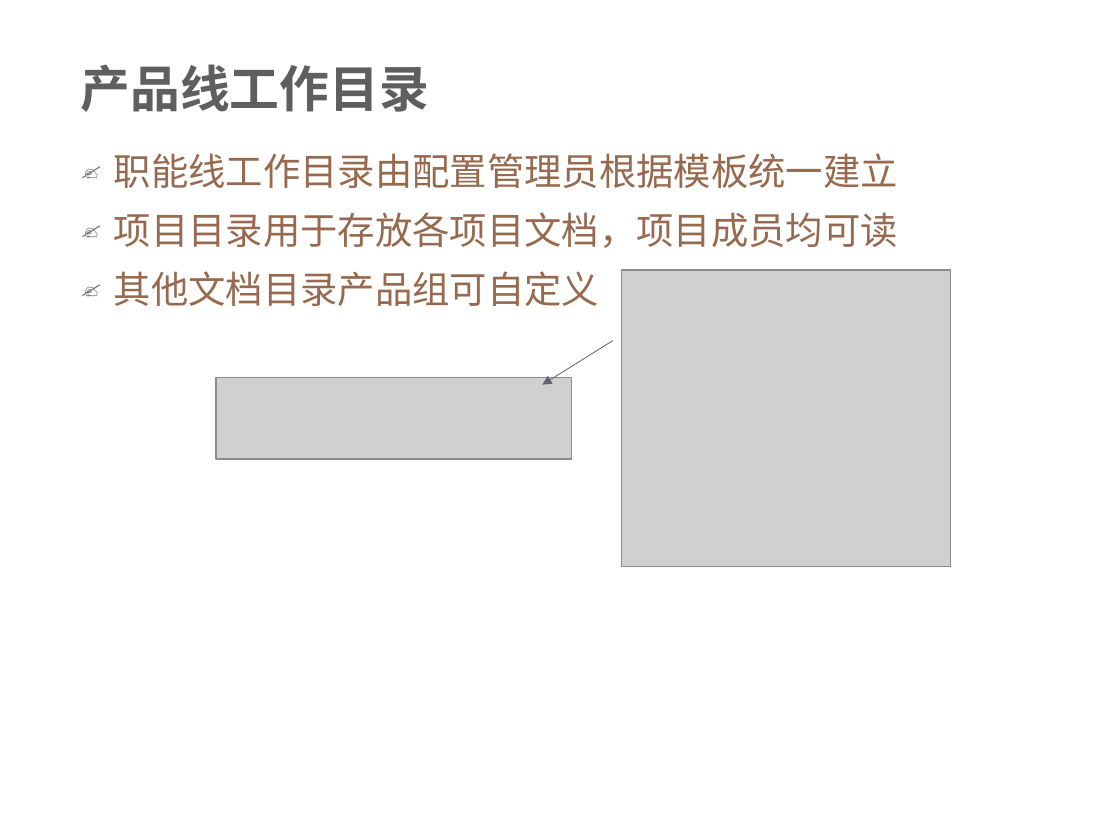
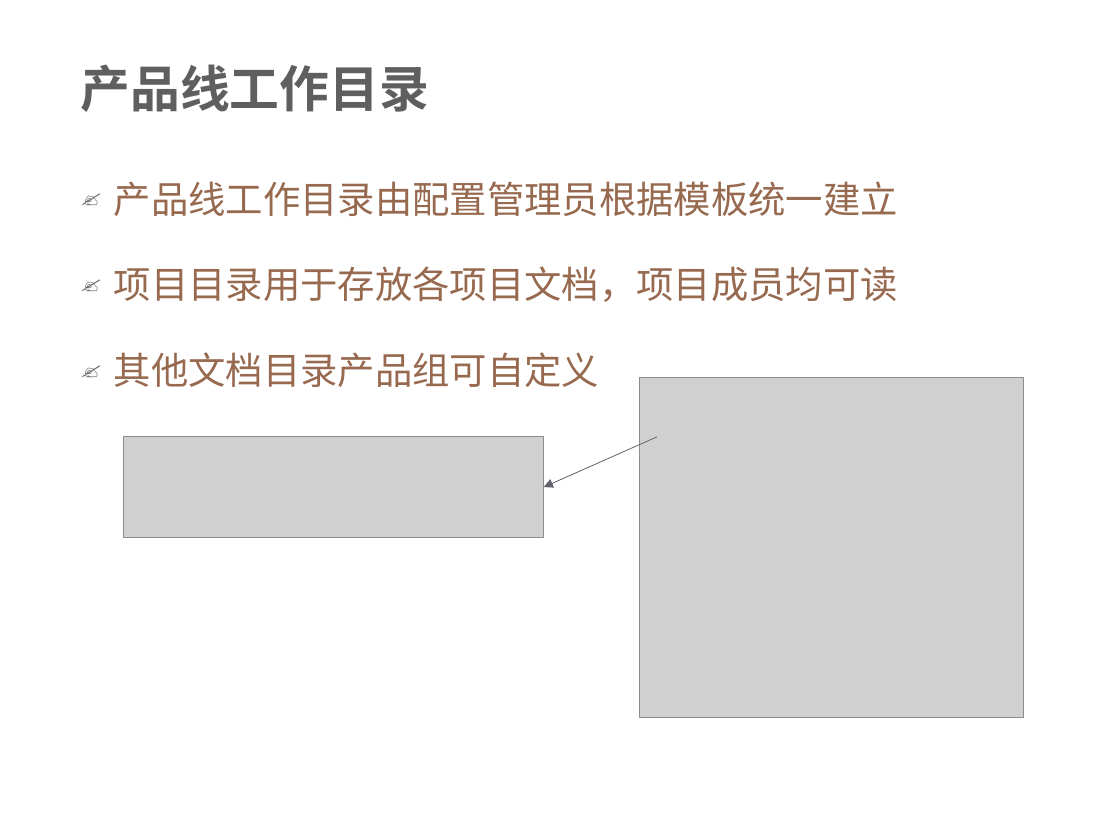
Before and after one commit to xianmomo/demo, a slide deck: slide 10 of 新员工入职指引/配置管理规范及要求.pptx. Drawn at 1120x840 pixels with LibreOffice and Linux fonts; fonts in the diff are those of the drawing; grey boxes stand for pictures; background and template pictures are left out. Boxes give left, top, right and bottom in pixels: in the first picture for what was removed or moved away, otherwise in the second. Text is boxed around its words. In the diff, an @@ line names an element or a change of style, - is before the commit and + after.

```diff
--- a/新员工入职指引/配置管理规范及要求.pptx
+++ b/新员工入职指引/配置管理规范及要求.pptx
@@ text at [114, 181, 898, 216]: text changed @@
-✍ 职能线工作目录由配置管理员根据模板统一建立
+✍ 产品线工作目录由配置管理员根据模板统一建立
@@ text at [114, 266, 898, 387]: line spacing 0.9 to 1.5 @@
@@ picture: place and size @@
-picture at [622, 270, 951, 567]
+picture at [640, 377, 1024, 718]
@@ picture: place and size @@
-picture at [216, 377, 572, 459]
+picture at [124, 437, 544, 538]
@@ arrow moved from (613, 340) - (542, 385) to (657, 437) - (543, 487) @@
```
Also in this commit, not shown: 12 other slides changed, 8 slides added, 7 slides removed, 4 other files.
